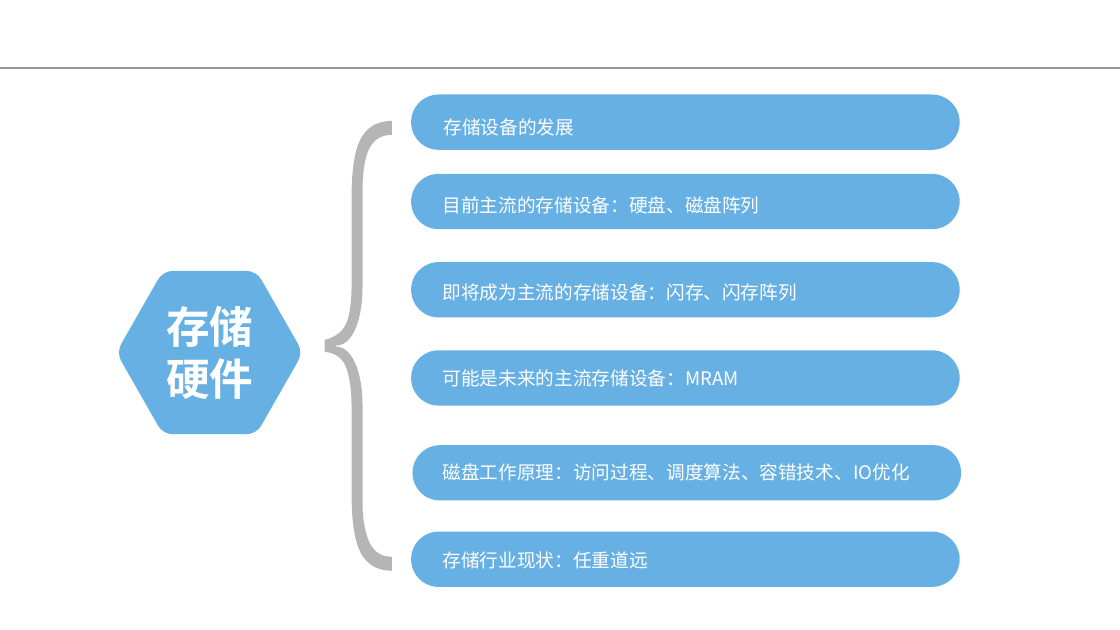
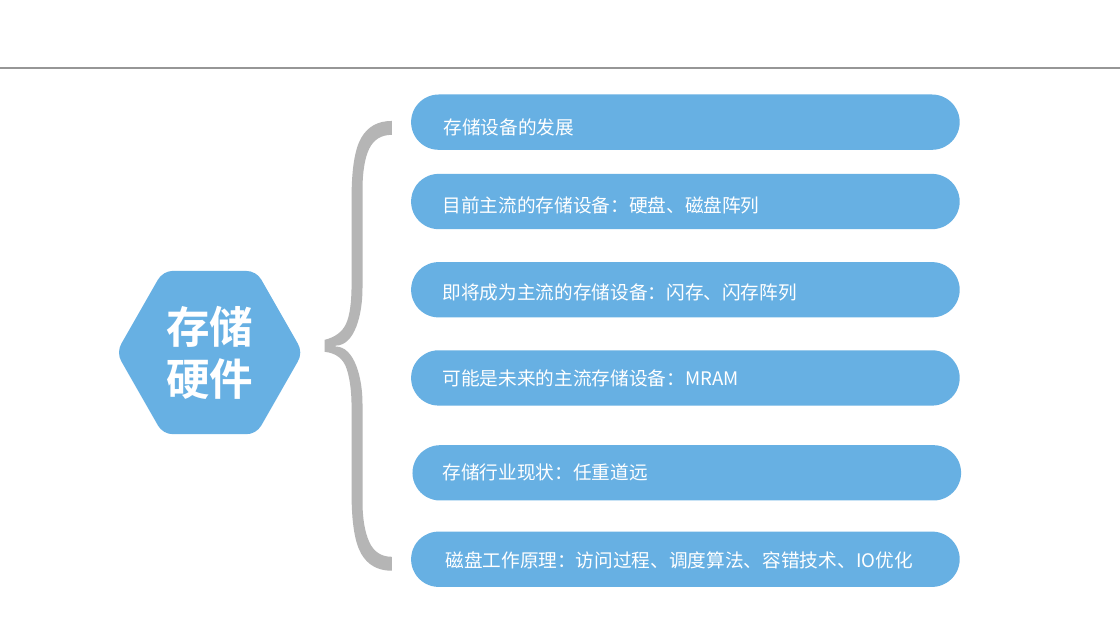
Before and after one commit to foreverfruit/Doc, a slide deck: slide 3 of 学习汇报.pptx. Drawn at 1120x630 pixels with LibreOffice and Linux fonts; fonts in the diff are those of the drawing. Boxes give left, top, right and bottom in pixels: in the first picture for what was removed or moved away, otherwise in the second. Text is boxed around its words. In the diff, an @@ line names an element or a change of style, - is before the commit and + after.

Commit message:
modify ppt

```diff
--- a/学习汇报.pptx
+++ b/学习汇报.pptx
@@ text at [443, 463, 648, 481]: text changed @@
-磁盘工作原理：访问过程、调度算法、容错技术、IO优化
+存储行业现状：任重道远
@@ text at [445, 551, 912, 569]: text changed @@
-存储行业现状：任重道远
+磁盘工作原理：访问过程、调度算法、容错技术、IO优化
```
